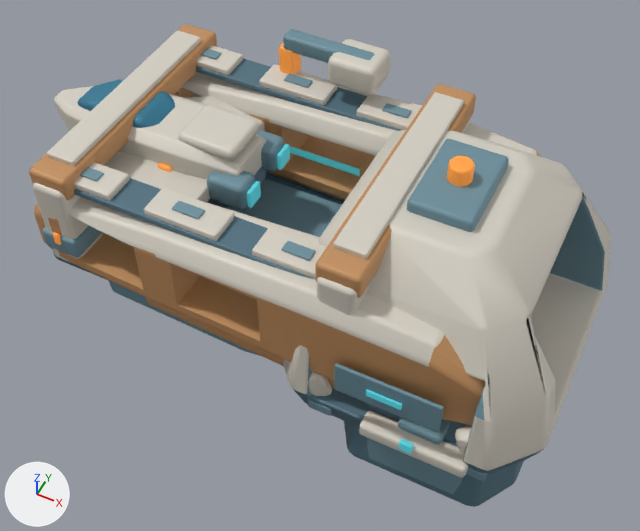
The glTF model space-battleship/assets/planets/facilities_v5/shipyard.glb, before and after one commit.
Rendered twice from a camera (50 mm lens) standing at (0.94, -3.69, 4.77) and looking at (-0.85, -0.11, 0.3). Every picture has the same lights, and +X, +Y and +Z are marked at lower left. The picture after the commit comes second. Where no turn or scale is listed for an object, it has been applied to the vertices. Vertices at exactly the same position are counted once.

Names of what the first picture shows: 'Berth recessed dark crown', 'Blue engine fairing', 'Blue engine fairing.001', 'Continuous ochre berth pressure cheek', 'Continuous ochre berth pressure cheek.001', 'Cyan rear nozzle', 'Cyan rear nozzle.001', 'Deep blue shuttle belly', 'Dock portal roof truss', 'Dock portal roof truss.001', 'Dock portal upper armor', 'Dock portal upper armor.001', 'Dock recessed service bed', 'Faceted blue cockpit canopy', 'Ivory shuttle pressure shell', 'Pressure shell dorsal service ridge', 'Ring-to-berth pressure shell', 'Shuttle ivory rear armor', 'Shuttle swept ivory wing', 'Shuttle swept ivory wing.001' and 39 more.
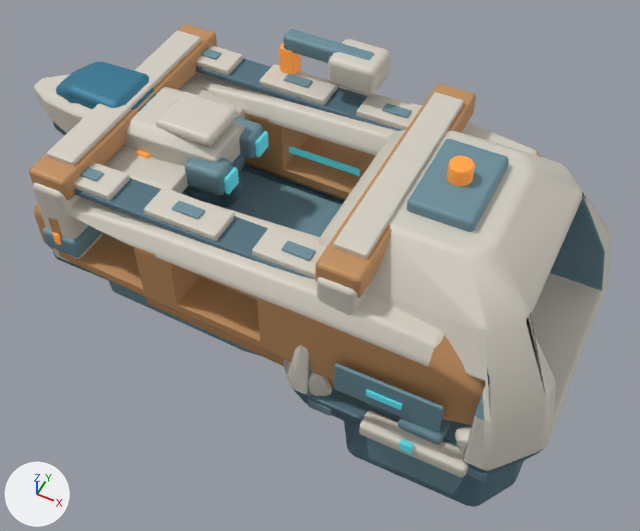
Pixel boxes [x1, y1, x2, y2] of what changed, in the pictures (640 x 531 px):
'Ivory shuttle pressure shell', moved
    before: [54, 86, 266, 179]
    after: [34, 74, 245, 166]
'Shuttle ivory rear armor', moved
    before: [178, 105, 260, 160]
    after: [156, 92, 238, 147]
'Faceted blue cockpit canopy', reshaped, moved
    before: [78, 79, 175, 128]
    after: [56, 62, 156, 112]
'Shuttle swept ivory wing', moved
    before: [104, 151, 210, 202]
    after: [104, 146, 189, 193]
'Blue engine fairing', moved
    before: [207, 171, 255, 209]
    after: [185, 157, 233, 196]
'Blue engine fairing.001', moved
    before: [257, 130, 284, 172]
    after: [235, 117, 263, 159]
'Shuttle swept ivory wing.001', moved
    before: [186, 96, 265, 131]
    after: [179, 84, 245, 119]
'Cyan rear nozzle', moved
    before: [247, 181, 261, 208]
    after: [224, 167, 239, 194]
'Cyan rear nozzle.001', moved
    before: [277, 144, 290, 170]
    after: [255, 131, 269, 157]
'Deep blue shuttle belly', moved
    before: [207, 166, 266, 206]
    after: [53, 122, 245, 193]

Patch to the scene script:
```diff
--- a/space-battleship/assets/planets/facilities_v5/shipyard.glb.py
+++ b/space-battleship/assets/planets/facilities_v5/shipyard.glb.py
@@ me_faceted_blue_cockpit_canopy @@
 # used by ob_faceted_blue_cockpit_canopy; location = (-0.53, 0.0, 0.09)
-me_faceted_blue_cockpit_canopy.from_pydata(...)  # 138 vertices, 272 faces; spans x -2.17..-1.47, y -0.189..0.189, z 0.85..1.03
+me_faceted_blue_cockpit_canopy.from_pydata(...)  # 148 vertices, 292 faces; spans x -2.17..-1.47, y -0.209..0.209, z 0.85..1.07
+# me_faceted_blue_cockpit_canopy part 1: the whole mesh is rebuilt
 me_faceted_blue_cockpit_canopy.materials.append(mat_shuttle_cockpit_glass)
@@ ob_blue_engine_fairing @@
 ob_blue_engine_fairing = bpy.data.objects.new('Blue engine fairing', me_cube_072)
-ob_blue_engine_fairing.location = (-1.44, -0.2, 0.85)
+ob_blue_engine_fairing.location = (-1.6, -0.2, 0.9)
@@ ob_blue_engine_fairing_001 @@
 ob_blue_engine_fairing_001 = bpy.data.objects.new('Blue engine fairing.001', me_cube_075)
-ob_blue_engine_fairing_001.location = (-1.44, 0.2, 0.85)
+ob_blue_engine_fairing_001.location = (-1.6, 0.2, 0.9)
@@ ob_cyan_rear_nozzle @@
 ob_cyan_rear_nozzle = bpy.data.objects.new('Cyan rear nozzle', me_cube_073)
-ob_cyan_rear_nozzle.location = (-1.275, -0.2, 0.85)
+ob_cyan_rear_nozzle.location = (-1.435, -0.2, 0.9)
@@ ob_cyan_rear_nozzle_001 @@
 ob_cyan_rear_nozzle_001 = bpy.data.objects.new('Cyan rear nozzle.001', me_cube_076)
-ob_cyan_rear_nozzle_001.location = (-1.275, 0.2, 0.85)
+ob_cyan_rear_nozzle_001.location = (-1.435, 0.2, 0.9)
@@ ob_deep_blue_shuttle_belly @@
 ob_deep_blue_shuttle_belly = bpy.data.objects.new('Deep blue shuttle belly', me_deep_blue_shuttle_belly)
-ob_deep_blue_shuttle_belly.location = (-0.53, 0.0, 0.09)
+ob_deep_blue_shuttle_belly.location = (-0.69, 0.0, 0.14)
@@ ob_faceted_blue_cockpit_canopy @@
 ob_faceted_blue_cockpit_canopy = bpy.data.objects.new('Faceted blue cockpit canopy', me_faceted_blue_cockpit_canopy)
-ob_faceted_blue_cockpit_canopy.location = (-0.53, 0.0, 0.09)
+ob_faceted_blue_cockpit_canopy.location = (-0.69, 0.0, 0.14)
@@ ob_ivory_shuttle_pressure_shell @@
 ob_ivory_shuttle_pressure_shell = bpy.data.objects.new('Ivory shuttle pressure shell', me_ivory_shuttle_pressure_shell)
-ob_ivory_shuttle_pressure_shell.location = (-0.53, 0.0, 0.09)
+ob_ivory_shuttle_pressure_shell.location = (-0.69, 0.0, 0.14)
@@ ob_shuttle_ivory_rear_armor @@
 ob_shuttle_ivory_rear_armor = bpy.data.objects.new('Shuttle ivory rear armor', me_cube_071)
-ob_shuttle_ivory_rear_armor.location = (-1.63, 0.0, 1.08)
+ob_shuttle_ivory_rear_armor.location = (-1.79, 0.0, 1.13)
@@ ob_shuttle_swept_ivory_wing @@
 ob_shuttle_swept_ivory_wing = bpy.data.objects.new('Shuttle swept ivory wing', me_shuttle_swept_ivory_wing)
-ob_shuttle_swept_ivory_wing.location = (-0.53, 0.0, 0.09)
+ob_shuttle_swept_ivory_wing.location = (-0.69, 0.0, 0.14)
@@ ob_shuttle_swept_ivory_wing_001 @@
 ob_shuttle_swept_ivory_wing_001 = bpy.data.objects.new('Shuttle swept ivory wing.001', me_shuttle_swept_ivory_wing_001)
-ob_shuttle_swept_ivory_wing_001.location = (-0.53, 0.0, 0.09)
+ob_shuttle_swept_ivory_wing_001.location = (-0.69, 0.0, 0.14)
```
